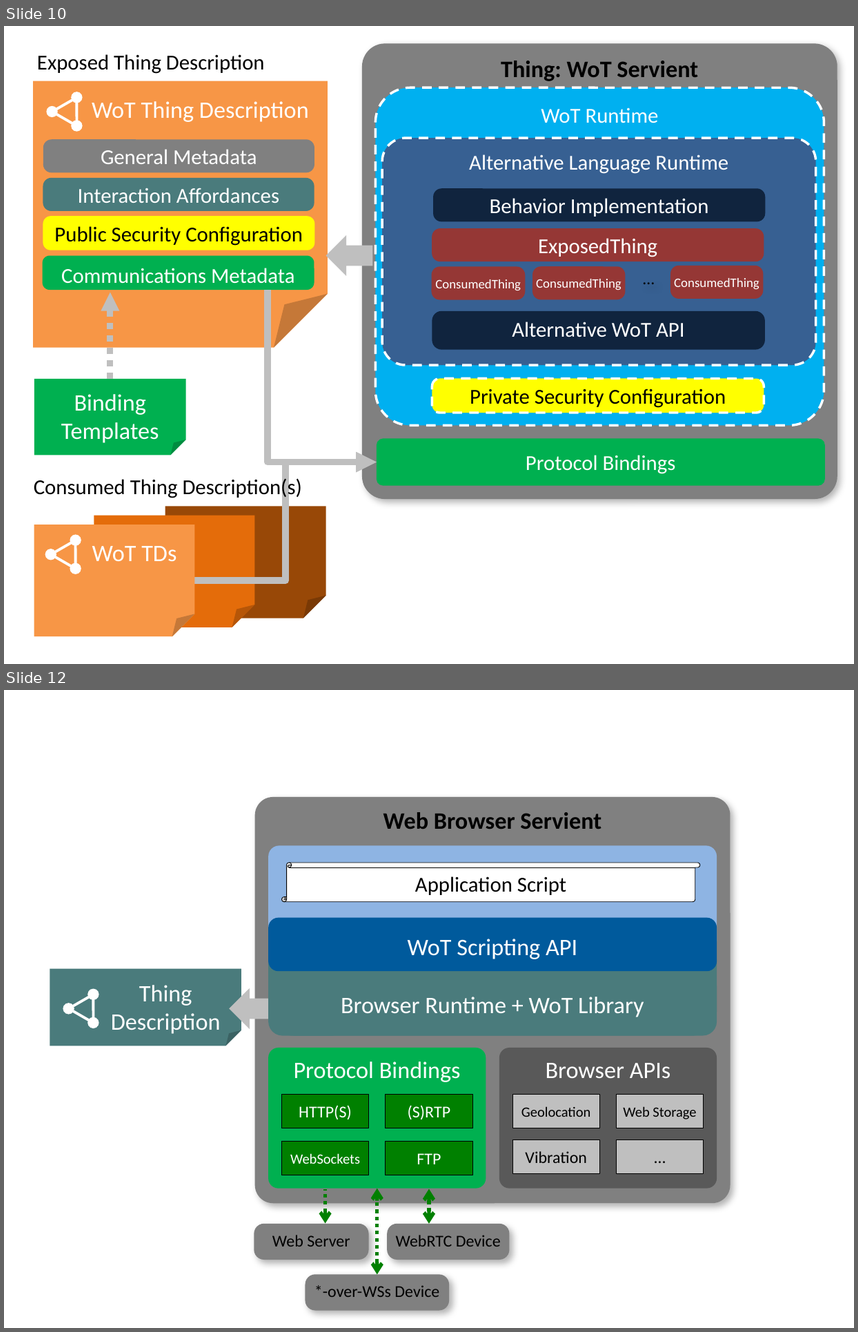
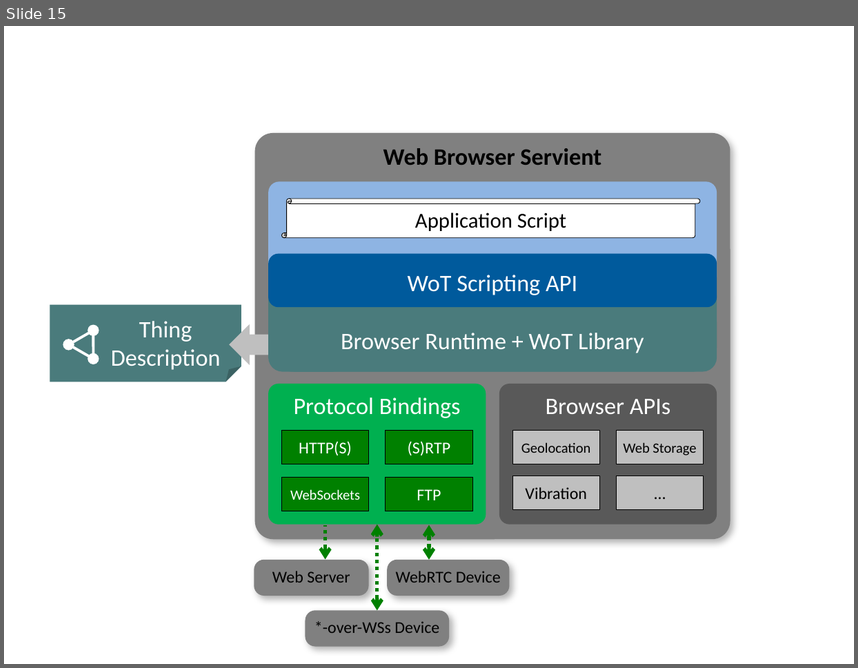
Before and after one commit to w3c/wot-architecture, a slide deck: images/wot-architecture-figures-new2.pptx. Shown one above the other, each under a label of ours: slides 10 and 12 before the commit, slide 15 after it; the slides between them are not shown. The pictures are 858x1332 and 858x668 pixels, drawn with LibreOffice and Linux fonts; fonts in the diff are those of the drawing. Boxes give left, top, right and bottom in pixels: in the first picture for what was removed or moved away, otherwise in the second. Text is boxed around its words. In the diff, an @@ line names an element or a change of style, - is before the commit and + after.

```diff
--- a/images/wot-architecture-figures-new2.pptx
+++ b/images/wot-architecture-figures-new2.pptx
@@ slide 10 removed at (x1=4, y1=26, x2=854, y2=664), background #FFFFFF @@
@@ rounded rectangle removed at (x1=362, y1=44, x2=837, y2=499) @@
-Thing: WoT Servient
@@ text removed at (x1=37, y1=54, x2=265, y2=74) @@
-Exposed Thing Description
@@ folded corner removed at (x1=33, y1=81, x2=327, y2=348) @@
-WoT Thing Description
@@ rounded rectangle removed at (x1=375, y1=87, x2=824, y2=425) @@
-WoT Runtime
@@ group removed at (x1=45, y1=89, x2=89, y2=134): 3 ellipses, 1 triangle @@
@@ rounded rectangle removed at (x1=43, y1=139, x2=314, y2=172) @@
-General Metadata
@@ rounded rectangle removed at (x1=43, y1=177, x2=314, y2=210) @@
-Interaction Affordances
@@ group removed at (x1=382, y1=138, x2=816, y2=365): 7 rounded rectangles, 1 text @@
-Alternative Language Runtime
-Alternative WoT API
-ExposedThing
-ConsumedThing
-…
-ConsumedThing
-ConsumedThing
-Behavior Implementation
@@ rounded rectangle removed at (x1=43, y1=216, x2=315, y2=250) @@
-Public Security Configuration
@@ down arrow removed at (x1=326, y1=234, x2=372, y2=276) @@
@@ rounded rectangle removed at (x1=42, y1=256, x2=314, y2=290) @@
-Communications Metadata
@@ arrow removed from (110, 379) to (110, 292) @@
@@ elbow arrow removed from (268, 290) to (377, 462) @@
@@ folded corner removed at (x1=34, y1=379, x2=186, y2=455) @@
-Binding
-Templates
@@ rounded rectangle removed at (x1=432, y1=378, x2=764, y2=412) @@
-Private Security Configuration
@@ rounded rectangle removed at (x1=377, y1=439, x2=825, y2=485) @@
-Protocol Bindings
@@ text removed at (x1=34, y1=476, x2=302, y2=499) @@
-Consumed Thing Description(s)
@@ elbow arrow removed from (194, 580) to (377, 462) @@
@@ folded corner removed at (x1=94, y1=515, x2=254, y2=627) @@
@@ folded corner removed at (x1=165, y1=506, x2=326, y2=617) @@
@@ folded corner removed at (x1=34, y1=524, x2=194, y2=637) @@
-WoT TDs
@@ group removed at (x1=43, y1=532, x2=87, y2=575): 3 ellipses, 1 triangle @@
@@ what was slide 12 is now slide 15 @@
```
Also in this commit, not shown: 7 slides changed, 4 slides added.
